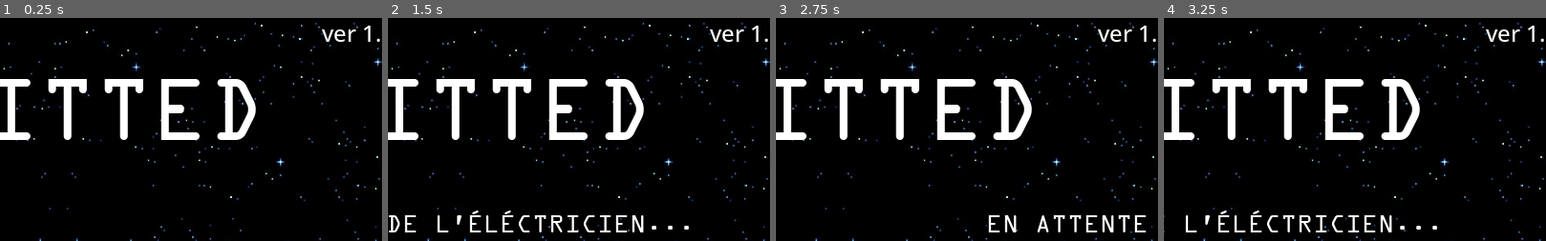
Above: before the commit, frames 1-4 (left to right).
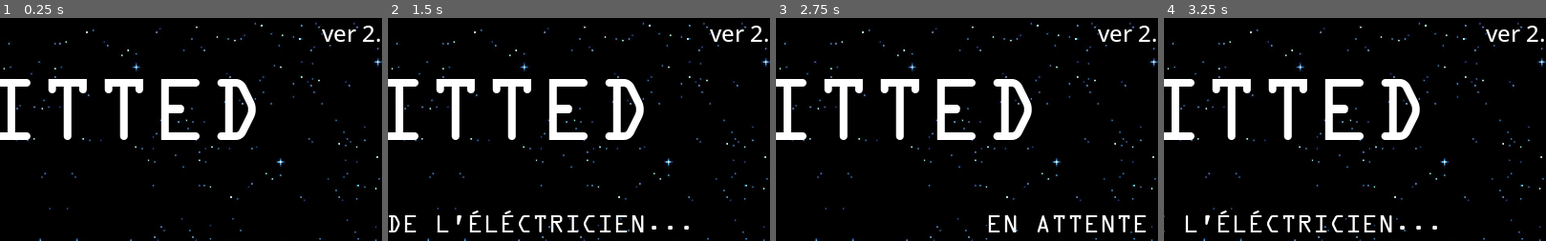
Above: after the commit, the same moments.

Repository: Savro01/Splitted
Game: Godot game, scene res://Scenes/MainMenu.tscn
Same seed, same stepped clock (60 frames per second), same inputs: the game is played once before the commit and once after it.
Inputs (mouse positions are % of the whole screen's width and height, from its top left):
- Up to frame 1 (0.25 s): no input
- Up to frame 2 (1.5 s): click "Heberger" at 0.5 s; move the mouse to (72, 45) at 1.27 s; hold D (move_right) from 1.28 s (still down); hold E (object_interact) from 1.28 s (still down); click (72, 45) at 1.42 s
- Up to frame 3 (2.75 s): release D (move_right) at 2 s; release E (object_interact) at 2 s; tap Enter at 2 s; drag from (30, 55) to (45, 70) at 2.02 s
- Up to frame 4 (3.25 s): move the mouse to (60, 28) at 2.77 s; hold D (move_right) from 2.78 s (still down); hold E (object_interact) from 2.78 s (still down); click (60, 28) at 2.92 s
The pictures show only the part of the screen within x 46-96%, y 4-54%; the shares and areas given below are measured in that part.

The runs differ from the first frame. In frame 1, 0.1% of the frame differs, in the area x 95-98%, y 3-11%; in frame 2, 0.1%; in frame 3, 0.1%; in frame 4, 0.1%.

Commit message:
V2.0
Version final. Reste a tester que tt marche sur Android
+ gerer la vitesse sur Android
+ mettre en plein ecran sur PC

Diff:
--- /dev/null
+++ b/Scenes/FinalScene.gd
@@ -0,0 +1,20 @@
+extends Control
+
+
+# Declare member variables here. Examples:
+# var a = 2
+# var b = "text"
+
+
+# Called when the node enters the scene tree for the first time.
+func _ready():
+	$AnimationEnd.play("AnimationEnd")
+
+
+# Called every frame. 'delta' is the elapsed time since the previous frame.
+#func _process(delta):
+#	pass
+
+
+func _on_Button_pressed():
+	get_tree().quit()
--- /dev/null
+++ b/Scenes/FinalScene.tscn
@@ -0,0 +1,102 @@
+[gd_scene load_steps=10 format=2]
+
+[ext_resource path="res://Assets/Menu/menuBackground.jpg" type="Texture" id=1]
+[ext_resource path="res://Assets/Buttons/btn.png" type="Texture" id=2]
+[ext_resource path="res://Assets/Menu/fonts/OCRAEXT.TTF" type="DynamicFontData" id=3]
+[ext_resource path="res://Scenes/FinalScene.gd" type="Script" id=4]
+
+[sub_resource type="StyleBoxTexture" id=1]
+texture = ExtResource( 2 )
+region_rect = Rect2( 0, 0, 612, 83 )
+
+[sub_resource type="DynamicFont" id=2]
+size = 20
+font_data = ExtResource( 3 )
+
+[sub_resource type="StyleBoxTexture" id=4]
+texture = ExtResource( 2 )
+region_rect = Rect2( 0, 0, 612, 83 )
+
+[sub_resource type="DynamicFont" id=5]
+size = 36
+font_data = ExtResource( 3 )
+
+[sub_resource type="Animation" id=3]
+resource_name = "AnimationEnd"
+length = 5.0
+tracks/0/type = "bezier"
+tracks/0/path = NodePath("Panel:rect_position:y")
+tracks/0/interp = 1
+tracks/0/loop_wrap = true
+tracks/0/imported = false
+tracks/0/enabled = true
+tracks/0/keys = {
+"points": PoolRealArray( 500, -0.25, 0, 0.25, 0, 209.5, -0.25, 0, 0.25, 0 ),
+"times": PoolRealArray( 0, 5 )
+}
+
+[node name="Control" type="Control"]
+anchor_right = 1.0
+anchor_bottom = 1.0
+rect_pivot_offset = Vector2( -262.694, -241.158 )
+script = ExtResource( 4 )
+__meta__ = {
+"_edit_use_anchors_": false
+}
+
+[node name="TextureRect" type="TextureRect" parent="."]
+anchor_right = 1.0
+anchor_bottom = 1.0
+margin_top = -2.0
+margin_bottom = 2.0
+texture = ExtResource( 1 )
+expand = true
+stretch_mode = 1
+__meta__ = {
+"_edit_use_anchors_": false
+}
+
+[node name="Panel" type="Panel" parent="."]
+anchor_left = 0.5
+anchor_top = 0.5
+anchor_right = 0.5
+anchor_bottom = 0.5
+margin_left = -280.5
+margin_top = 260.0
+margin_right = 280.5
+margin_bottom = 321.0
+custom_styles/panel = SubResource( 1 )
+__meta__ = {
+"_edit_use_anchors_": false
+}
+
+[node name="Label" type="Label" parent="Panel"]
+anchor_right = 1.0
+anchor_bottom = 1.0
+margin_right = 1.0
+margin_bottom = -0.000366211
+custom_fonts/font = SubResource( 2 )
+text = "Félicitations ! Vous avez réparé le vaisseau !"
+align = 1
+valign = 1
+__meta__ = {
+"_edit_use_anchors_": false
+}
+
+[node name="Button" type="Button" parent="Panel"]
+margin_left = 0.667419
+margin_top = 69.4117
+margin_right = 562.667
+margin_bottom = 129.412
+size_flags_horizontal = 3
+custom_styles/normal = SubResource( 4 )
+custom_fonts/font = SubResource( 5 )
+text = "Quittez !"
+__meta__ = {
+"_edit_use_anchors_": false
+}
+
+[node name="AnimationEnd" type="AnimationPlayer" parent="."]
+anims/AnimationEnd = SubResource( 3 )
+
+[connection signal="pressed" from="Panel/Button" to="." method="_on_Button_pressed"]
--- a/Scenes/MainMenu.tscn
+++ b/Scenes/MainMenu.tscn
@@ -203,7 +203,7 @@
 margin_left = -127.0
 margin_bottom = 70.0
 custom_fonts/font = SubResource( 2 )
-text = "ver 1.0"
+text = "ver 2.0"
 align = 1
 valign = 1
 __meta__ = {
@@ -243,9 +243,9 @@
 [node name="MenuContainer" type="VBoxContainer" parent="."]
 anchor_top = 0.5
 anchor_bottom = 0.5
-margin_left = 1.0
+margin_left = 1.36365
 margin_top = -16.0
-margin_right = 291.0
+margin_right = 291.364
 margin_bottom = 209.0
 custom_constants/separation = 10
 alignment = 1
@@ -318,10 +318,10 @@
 anchor_top = 0.5
 anchor_right = 0.5
 anchor_bottom = 0.5
-margin_left = 1315.0
-margin_top = -19.0
-margin_right = 1864.0
-margin_bottom = 18.0
+margin_left = 960.0
+margin_top = -50.0
+margin_right = 2220.0
+margin_bottom = 50.0
 custom_fonts/font = SubResource( 12 )
 text = "En attente de l'éléctricien..."
 align = 1
--- a/Scenes/Map/Cockpit.gd
+++ b/Scenes/Map/Cockpit.gd
@@ -7,26 +7,56 @@
 var currentArea = null
 var tabMorse = ["D\nA\nL\nE\nK\nS", "S\nO\nN\nT\nA\nR\nI\nE\nN\nS", "C\nY\nB\nE\nR\nM\nE\nN\nS"]
 var boiteNoireDecoder = false
-var shipAlign = true
+var shipAlign = false
+var flechePressed = false
 
 # Called when the node enters the scene tree for the first time.
 func _ready():
 	randomize()
 	tabMorse.shuffle()
+	get_parent().rng.randomize()
+	var pos = get_parent().rng.randi_range(50, 495)
+	$PopupPilotage/Fleche.rect_position.x = pos
+	$PopupPilotage/Line.rect_position.x = pos + 16.5
 
 # Called every frame. 'delta' is the elapsed time since the previous frame.
 func _process(delta):
+	if (flechePressed):
+		var mouse_pos = get_global_mouse_position().x
+		var pos_arrowX = $PopupPilotage/Fleche.rect_position.x
+		if(pos_arrowX >= 50 and pos_arrowX <= 495):
+			var arrow_pos = $PopupPilotage/Fleche.get_global_position().y
+			var line_pos = $PopupPilotage/Line.get_global_position().y
+			var vect = Vector2(mouse_pos-$PopupPilotage/Fleche.rect_size.x/2, arrow_pos)
+			$PopupPilotage/Fleche.set_global_position(vect)
+			vect = Vector2(mouse_pos-$PopupPilotage/Line.rect_size.x/2, line_pos)
+			$PopupPilotage/Line.set_global_position(vect)
+			if($PopupPilotage/Line.rect_position.x > 285 and $PopupPilotage/Line.rect_position.x < 295):
+				$PopupPilotage/Line.rect_position.x = 291.5
+				$PopupPilotage/Fleche.rect_position.x = 275
+				$PopupPilotage/Line.visible = false
+				$PopupPilotage/LineGood.visible = true
+				flechePressed = false
+				shipAlign = true
+		elif(pos_arrowX > 495):
+			flechePressed = false
+			$PopupPilotage/Fleche.rect_position.x = 494
+			$PopupPilotage/Line.rect_position.x = 510.5
+		elif(pos_arrowX < 50):
+			flechePressed = false
+			$PopupPilotage/Fleche.rect_position.x = 51
+			$PopupPilotage/Line.rect_position.x = 67.5
 	match currentArea:
 		"ZonePilotage":
-			if Input.is_action_pressed("object_interact"):
-				if $Popup.visible == false:
-					var v = $Player.get_position()
-					$Popup.set_position(v)
-					$Popup.show()
-					$Player.speed = 0
-			if Input.is_action_pressed("ui_cancel"):
-				$Popup.hide()
-				$Player.speed = 100
+			if Input.is_action_pressed("object_interact") :
+				if($PopupPilotage.visible == false and get_parent().electriciteRepare):
+					var v = $Player.get_child(0).get_global_position() - $PopupPilotage.get_rect().size/2
+					$PopupPilotage.set_global_position(v)
+					$Player.get_child(0).speed = 0
+					$PopupPilotage.popup()
+			if Input.is_action_pressed("ui_cancel"):
+				$PopupPilotage.hide()
+				$Player.get_child(0).speed = 100
 		"ZoneCarnet":
 			if Input.is_action_pressed("object_interact"):
 				if($PopupCarnetSpirale.visible == false):
@@ -171,6 +201,12 @@
 	$PopupBoutonCom/TextureButton.modulate == Color("ffffff")
 	change_button_unpressed()
 
+func _on_Fleche_button_down():
+	if(shipAlign == false):
+		flechePressed = true
+
+func _on_Fleche_button_up():
+	flechePressed = false
 
 ############################################ Gestion des fonctions annexes ############################################
 
--- a/Scenes/Map/Cockpit.tscn
+++ b/Scenes/Map/Cockpit.tscn
@@ -14,6 +14,10 @@
 [ext_resource path="res://Assets/Buttons/validatebutton.png" type="Texture" id=12]
 [ext_resource path="res://Assets/Font/Computer-z2aL.ttf" type="DynamicFontData" id=13]
 [ext_resource path="res://Assets/Images/buttonFinal.png" type="Texture" id=14]
+[ext_resource path="res://Assets/Images/line.png" type="Texture" id=15]
+[ext_resource path="res://Assets/Images/PanelPilotage.png" type="Texture" id=16]
+[ext_resource path="res://Assets/Images/fleche.png" type="Texture" id=17]
+[ext_resource path="res://Assets/Images/line_good.png" type="Texture" id=18]
 
 [sub_resource type="RectangleShape2D" id=1]
 extents = Vector2( 31.0239, 16.3694 )
@@ -23,9 +27,6 @@
 
 [sub_resource type="RectangleShape2D" id=3]
 extents = Vector2( 15.3577, 31.5324 )
-
-[sub_resource type="RectangleShape2D" id=11]
-extents = Vector2( 21.824, 36.3088 )
 
 [sub_resource type="RectangleShape2D" id=5]
 extents = Vector2( 25.0873, 24.5886 )
@@ -49,9 +50,13 @@
 size = 34
 font_data = ExtResource( 6 )
 
-[sub_resource type="DynamicFont" id=12]
+[sub_resource type="DynamicFont" id=11]
 size = 20
 font_data = ExtResource( 11 )
+
+[sub_resource type="StyleBoxTexture" id=12]
+texture = ExtResource( 12 )
+region_rect = Rect2( 0, 0, 197, 189 )
 
 [sub_resource type="StyleBoxTexture" id=13]
 texture = ExtResource( 12 )
@@ -61,11 +66,7 @@
 texture = ExtResource( 12 )
 region_rect = Rect2( 0, 0, 197, 189 )
 
-[sub_resource type="StyleBoxTexture" id=15]
-texture = ExtResource( 12 )
-region_rect = Rect2( 0, 0, 197, 189 )
-
-[sub_resource type="DynamicFont" id=16]
+[sub_resource type="DynamicFont" id=15]
 font_data = ExtResource( 13 )
 
 [node name="Cockpit" type="Node2D"]
@@ -136,12 +137,6 @@
 position = Vector2( 591.83, 735.794 )
 shape = SubResource( 3 )
 
-[node name="ZoneCodeMorse" type="Area2D" parent="."]
-
-[node name="CollisionShape2D" type="CollisionShape2D" parent="ZoneCodeMorse"]
-position = Vector2( 1153.88, 1701.47 )
-shape = SubResource( 11 )
-
 [node name="ZoneBoiteNoire" type="Area2D" parent="."]
 position = Vector2( 976.425, 965.734 )
 
@@ -379,6 +374,53 @@
 texture_normal = ExtResource( 14 )
 texture_pressed = ExtResource( 14 )
 expand = true
+__meta__ = {
+"_edit_use_anchors_": false
+}
+
+[node name="PopupPilotage" type="Popup" parent="."]
+margin_right = 597.0
+margin_bottom = 383.0
+popup_exclusive = true
+__meta__ = {
+"_edit_use_anchors_": false
+}
+
+[node name="Panel" type="TextureRect" parent="PopupPilotage"]
+anchor_right = 1.0
+anchor_bottom = 1.0
+texture = ExtResource( 16 )
+expand = true
+__meta__ = {
+"_edit_use_anchors_": false
+}
+
+[node name="Fleche" type="TextureButton" parent="PopupPilotage"]
+margin_left = 276.0
+margin_top = 290.0
+margin_right = 316.0
+margin_bottom = 352.0
+texture_normal = ExtResource( 17 )
+expand = true
+
+[node name="Line" type="TextureRect" parent="PopupPilotage"]
+margin_left = 293.0
+margin_top = 25.0
+margin_right = 302.0
+margin_bottom = 264.0
+texture = ExtResource( 15 )
+expand = true
+__meta__ = {
+"_edit_use_anchors_": false
+}
+
+[node name="LineGood" type="TextureRect" parent="PopupPilotage"]
+visible = false
+margin_left = 294.0
+margin_top = 25.0
+margin_right = 303.0
+margin_bottom = 264.0
+texture = ExtResource( 18 )
 __meta__ = {
 "_edit_use_anchors_": false
 }
@@ -389,8 +431,6 @@
 [connection signal="body_exited" from="ZoneLivre" to="." method="_on_ZoneLivre_body_exited"]
 [connection signal="body_entered" from="ZoneCarnet" to="." method="_on_ZoneCarnet_body_entered"]
 [connection signal="body_exited" from="ZoneCarnet" to="." method="_on_ZoneCarnet_body_exited"]
-[connection signal="body_entered" from="ZoneCodeMorse" to="." method="_on_ZoneCodeMorse_body_entered"]
-[connection signal="body_exited" from="ZoneCodeMorse" to="." method="_on_ZoneCodeMorse_body_exited"]
 [connection signal="body_entered" from="ZoneBoiteNoire" to="." method="_on_ZoneBoiteNoire_body_entered"]
 [connection signal="body_exited" from="ZoneBoiteNoire" to="." method="_on_ZoneBoiteNoire_body_exited"]
 [connection signal="body_entered" from="ZoneBouton" to="." method="_on_ZoneBouton_body_entered"]
@@ -398,3 +438,5 @@
 [connection signal="pressed" from="PopupBoiteNoire/Panel2/Button" to="." method="_on_Button_pressed"]
 [connection signal="button_down" from="PopupBoutonCom/TextureButton" to="." method="_on_TextureButton_button_down"]
 [connection signal="button_up" from="PopupBoutonCom/TextureButton" to="." method="_on_TextureButton_button_up"]
+[connection signal="button_down" from="PopupPilotage/Fleche" to="." method="_on_Fleche_button_down"]
+[connection signal="button_up" from="PopupPilotage/Fleche" to="." method="_on_Fleche_button_up"]
--- a/Scenes/Map/Game.gd
+++ b/Scenes/Map/Game.gd
@@ -73,26 +73,35 @@
 	rpc("button_com_true")
 	button_com_true()
 
-func button_com_true():
+remote func button_com_true():
 	button_com = true
+	if (button_elec == true):
+		rpc("change_scene_final")
+		change_scene_final()
 
 func _on_Cockpit_button_com_unpressed():
 	rpc("button_com_false")
 	button_com_false()
 
-func button_com_false():
+remote func button_com_false():
 	button_com = false
 
 func _on_Vaisseau_button_elec_pressed():
 	rpc("button_elec_true")
 	button_elec_true()
 
-func button_elec_true():
+remote func button_elec_true():
 	button_elec = true
+	if (button_com == true):
+		rpc("change_scene_final")
+		change_scene_final()
 
 func _on_Vaisseau_button_elec_unpressed():
 	rpc("button_elec_false")
 	button_elec_false()
 
-func button_elec_false():
+remote func button_elec_false():
 	button_elec = false
+
+remote func change_scene_final():
+	get_tree().change_scene("res://Scenes/FinalScene.tscn")
--- a/Scenes/Map/Vaisseau.gd
+++ b/Scenes/Map/Vaisseau.gd
@@ -89,6 +89,16 @@
 			if Input.is_action_pressed("ui_cancel"):
 				$PopupBouclier.hide()
 				$Player.get_child(0).speed = 100
+		"ZoneBoutonElec":
+			if Input.is_action_pressed("object_interact"):
+				if($PopupBoutonElec.visible == false):
+					var v = $Player.get_child(0).get_global_position() - $PopupBoutonElec.get_rect().size/2
+					$PopupBoutonElec.set_global_position(v)
+					$PopupBoutonElec.popup()
+					$Player.get_child(0).speed = 0
+			if Input.is_action_pressed("ui_cancel"):
+				$PopupBoutonElec.hide()
+				$Player.get_child(0).speed = 100
 
 ############################################ Gestion des portes ############################################
 func _on_Door1_body_entered(body):
@@ -217,8 +227,15 @@
 	if(body is Player):
 		currentArea = "ZoneBouclier"
 
-
 func _on_ZoneBouclier_body_exited(body):
+	if(body is Player):
+		currentArea = null
+
+func _on_ZoneBoutonElec_body_entered(body):
+	if(body is Player):
+		currentArea = "ZoneBoutonElec"
+
+func _on_ZoneBoutonElec_body_exited(body):
 	if(body is Player):
 		currentArea = null
 ############################################ Gestion des signaux ############################################
@@ -297,7 +314,6 @@
 	if(verif_fil()):
 		change_electricite_status()
 	else:
-		#Jouer animation electricité ?
 		for i in range($PopupFils.get_child_count()):
 			if($PopupFils.get_child(i) is Link):
 				$PopupFils.get_child(i).queue_free()
Binary file added: Assets/Images/PanelPilotage.png
Not shown, added: Assets/Images/PanelPilotage.png.import
Binary file added: Assets/Images/fleche.png
Not shown, added: Assets/Images/fleche.png.import
Binary file added: Assets/Images/line.png
Not shown, added: Assets/Images/line.png.import
Binary file added: Assets/Images/line_good.png
Not shown, added: Assets/Images/line_good.png.import
Not shown: 3 places in Scenes/Map/Cockpit.tscn that only renumber resources
Not shown, changed: Scenes/Map/Vaisseau.tscn
Not shown, changed: export_presets.cfg
Not shown, changed: Build/splitted.apk
(and 3 more such lines)
